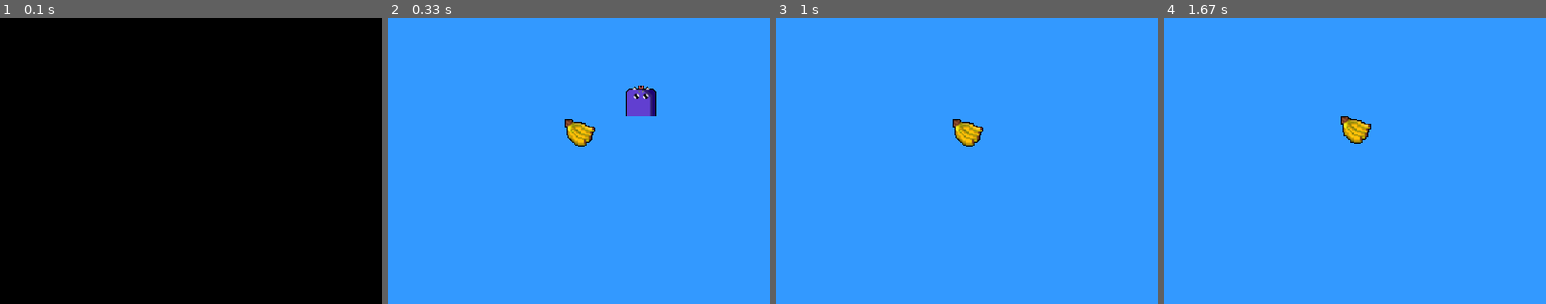
Above: before the commit, frames 1-4 (left to right).
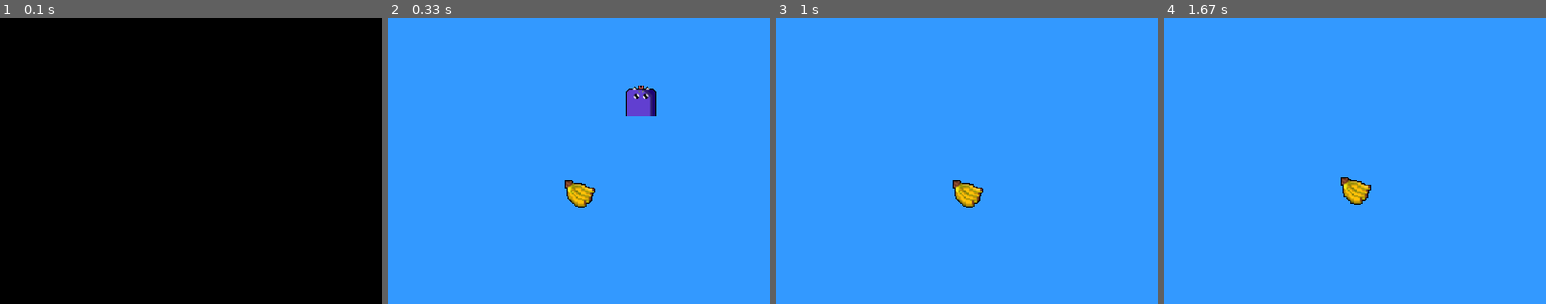
Above: after the commit, the same moments.

Repository: LUDUSLab/stem-games
Game: pygame game, started from natanael.lucena/snakepro/main.py
Two runs of this game, one before a commit and one after it. Both use one fixed random seed, a clock stepped at 60 frames per second and the inputs below.
Inputs:
- Up to frame 1 (0.1 s): no input
- Up to frame 2 (0.33 s): no input
- Up to frame 3 (1 s): hold D 0.33-0.8 s; hold W from 0.83 s (still down)
- Up to frame 4 (1.67 s): release W at 1.13 s; hold D 1.17-1.63 s
The pictures show only the part of the screen within x 17-67%, y 31-81%; the shares and areas given below are measured in that part.

Frame 1 is identical in both runs. In frame 2, 1.1% of the frame differs, in the area x 46-55%, y 35-67%; in frame 3, 1.1%; in frame 4, 1.1%, in the area x 46-55%, y 34-66%.

Commit message:
fix fruit random spawn location

Diff:
--- a/natanael.lucena/snakepro/fruit.py
+++ b/natanael.lucena/snakepro/fruit.py
@@ -12,11 +12,12 @@
 
 general_fruit = fruits_imgs[0][0].get_rect()
 
+
 def random_fruit(body_pos):
     global general_fruit  # Fruit rectangle coordinates
     while True:
         general_fruit.x = randrange(1, (window[0] // snake.w) - 1) * snake.w
-        general_fruit.y = randrange(1, (window[1] // snake.h) -1 ) * snake.h
+        general_fruit.y = randrange(4, (window[1] // snake.h) - 1) * snake.h
         if not any(pos == (general_fruit.x, general_fruit.y) for pos in
                    body_pos):  # Checks if the fruit spawn position is not the same as the snake's body
             break
--- a/natanael.lucena/snakepro/wall.py
+++ b/natanael.lucena/snakepro/wall.py
@@ -1,6 +1,7 @@
 from config import img, window, screen
 
 wall_imgs = []
+
 
 def create_wall_img():
     for i in range(3):
